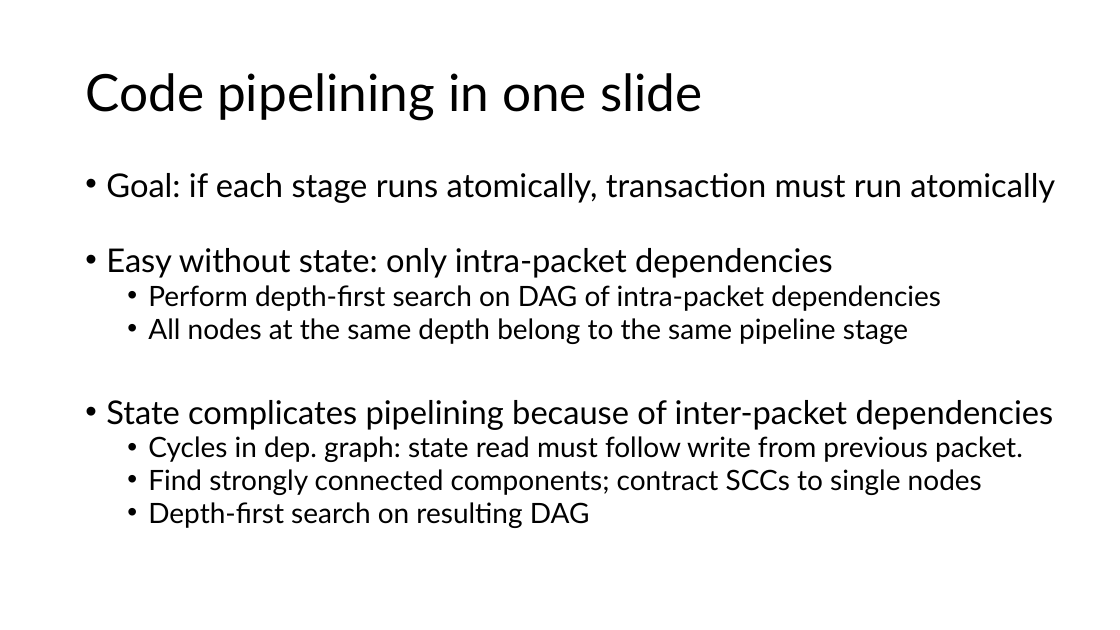
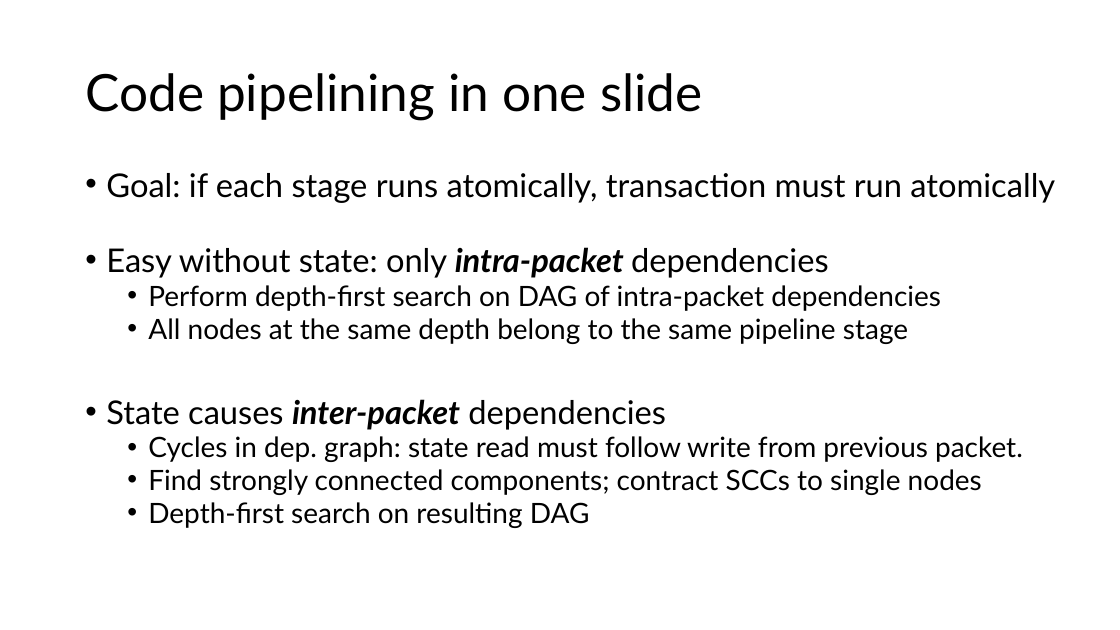
Before and after one commit to anirudhSK/pifo-domino-marple-ppts, a slide deck: slide 30 of combined_domino_pifo.pptx. Drawn at 1120x630 pixels with LibreOffice and Linux fonts; fonts in the diff are those of the drawing. Boxes give left, top, right and bottom in pixels: in the first picture for what was removed or moved away, otherwise in the second. Text is boxed around its words. In the diff, an @@ line names an element or a change of style, - is before the commit and + after.

```diff
--- a/combined_domino_pifo.pptx
+++ b/combined_domino_pifo.pptx
@@ text at (106, 247, 829, 278): bold on, italic on in "intra-packet" @@
@@ text at (106, 399, 666, 430): text changed @@
-• State complicates pipelining because of inter-packet dependencies
+• State causes inter-packet dependencies
```
Also in this commit, not shown: 7 other slides changed.
